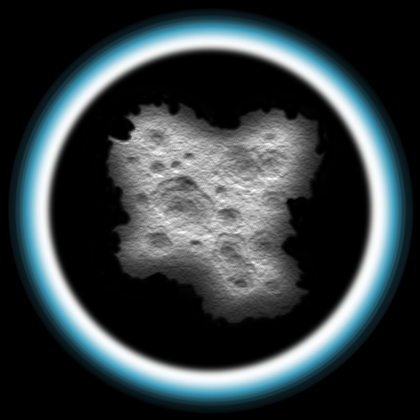
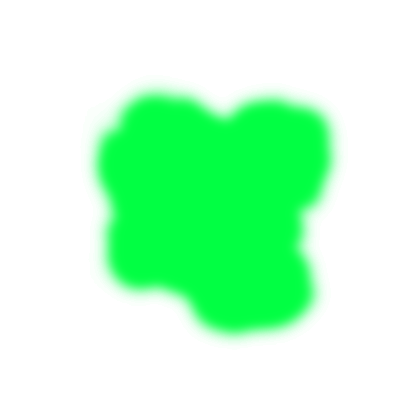
Revision of a layered 420 x 420 image; what changed, layer by layer:
hid "Pasted Layer #1" over box(7, 7, 415, 414)
hid "Pasted Layer" over box(82, 84, 338, 330)
added layer "Pasted Layer #3" above "Drop Shadow" over box(80, 75, 348, 350)
hid "Background" over box(0, 0, 420, 420)
